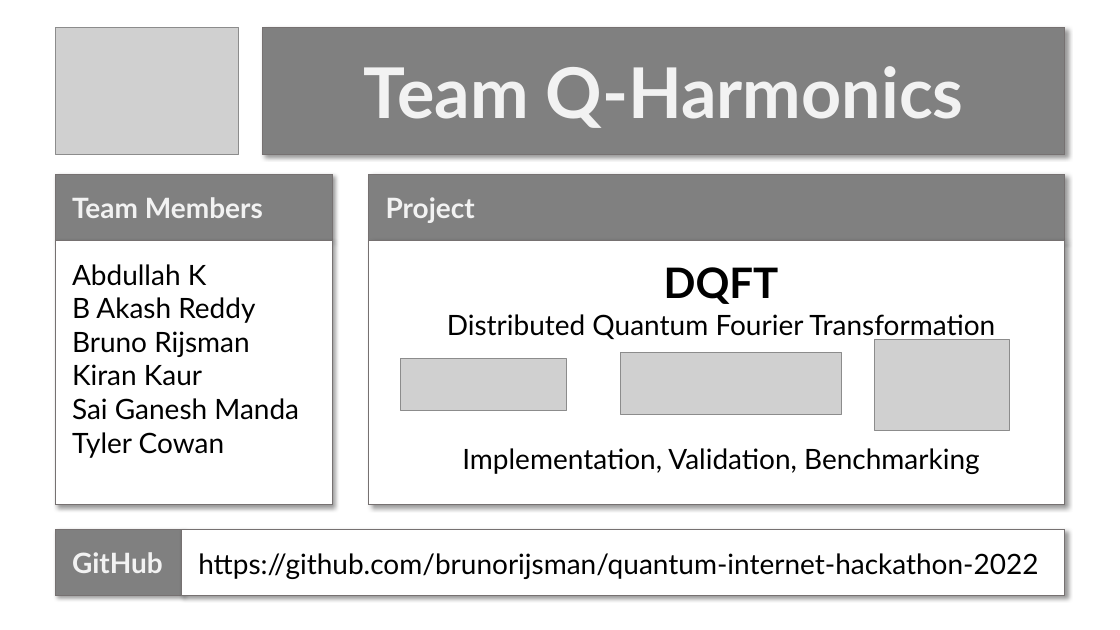
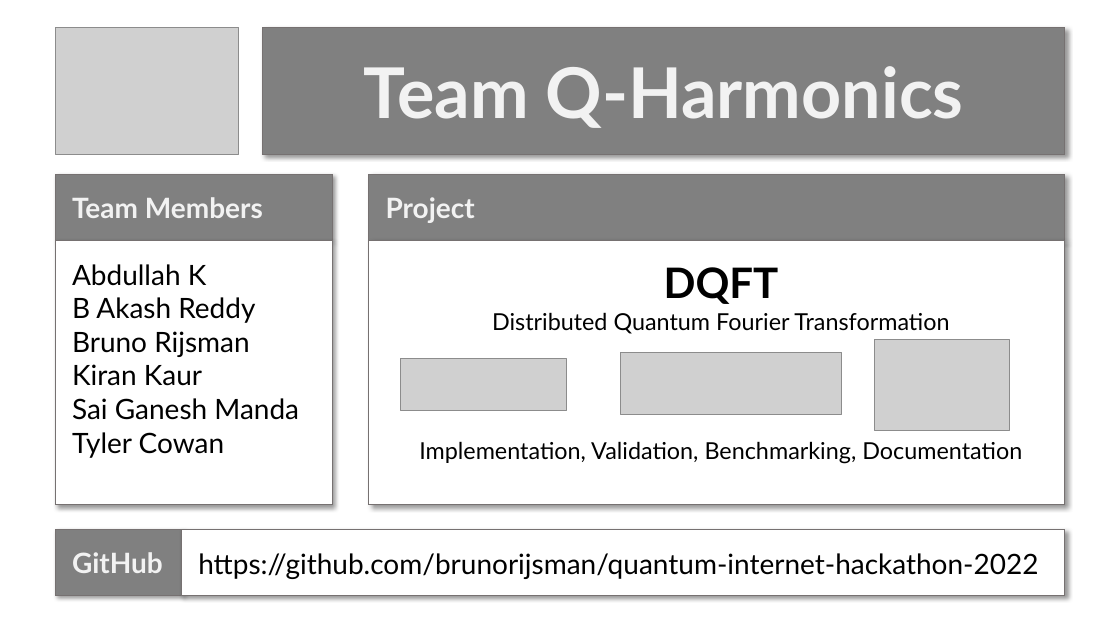
Before and after one commit to brunorijsman/quantum-internet-hackathon-2022, a slide deck: slide 1 of docs/end-of-hackathon-presentation.pptx. Drawn at 1120x630 pixels with LibreOffice and Linux fonts; fonts in the diff are those of the drawing; grey boxes stand for pictures. Boxes give left, top, right and bottom in pixels: in the first picture for what was removed or moved away, otherwise in the second. Text is boxed around its words. In the diff, an @@ line names an element or a change of style, - is before the commit and + after.

Commit message:
2nd page presentation

```diff
--- a/docs/end-of-hackathon-presentation.pptx
+++ b/docs/end-of-hackathon-presentation.pptx
@@ text in rectangle at (492,312,949,334): size 24 to 20 pt in "Distributed Quantum Fourier Transformation" @@
@@ text in rectangle at (419,441,1022,464): text changed; size 24 to 20 pt @@
-Implementation, Validation, Benchmarking
+Implementation, Validation, Benchmarking, Documentation
```
Also in this commit, not shown: 1 slide added, 1 slide removed, 1 other file.
